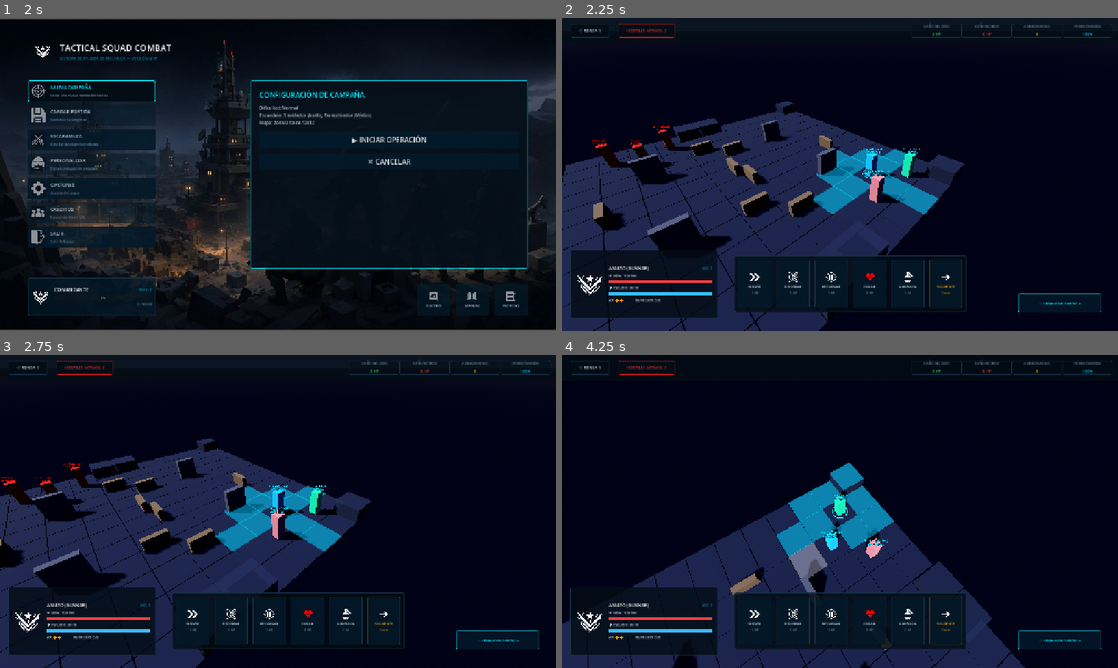
Above: before the commit, frames 1-4 (two rows, left to right).
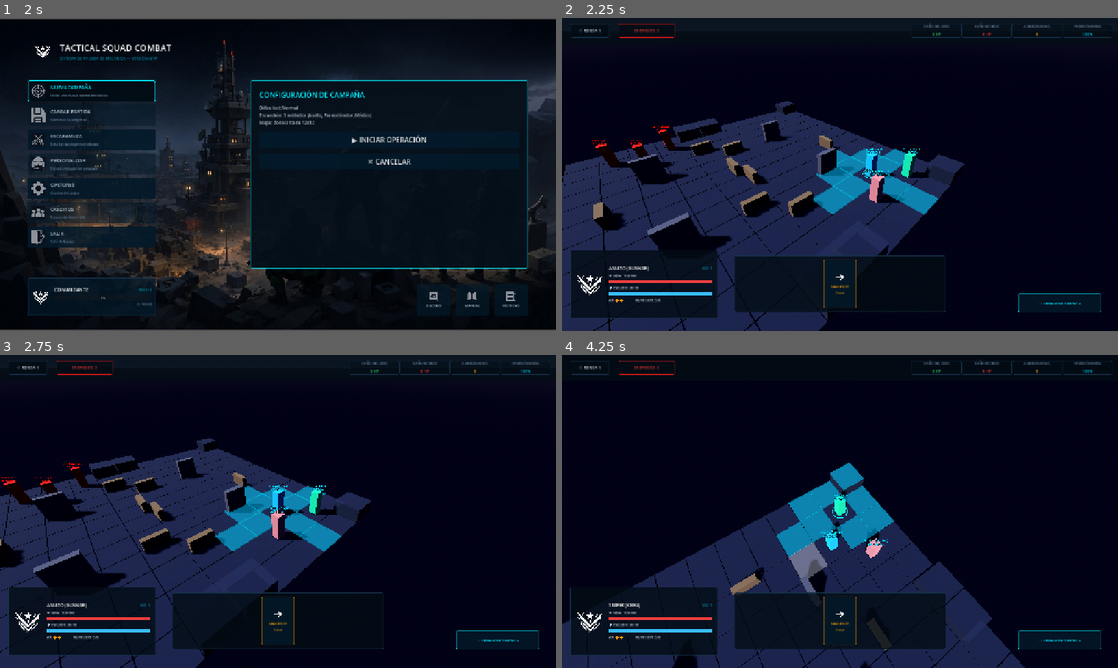
Above: after the commit, the same moments.

Repository: axel-molina/WarTacticGame
Game: Godot game, scene res://scenes/menu/menu_scene.tscn
Two runs of this game, one before a commit and one after it. Both use one fixed random seed, a clock stepped at 60 frames per second and the inputs below.
Inputs (mouse positions are in pixels of both pictures, inside the frame that each line leads up to):
- Up to frame 1 (2 s): click (88, 89) at 0.5 s; click (88, 89) at 1.25 s
- Up to frame 2 (2.25 s): click "▶ INICIAR OPERACIÓN" at 2 s
- Up to frame 3 (2.75 s): no input
- Up to frame 4 (4.25 s): tap Enter at 2.75 s; move the mouse to (962, 495) at 2.77 s; hold Right (ui_right) 2.78-3.5 s; hold Q 2.78-3.5 s; click (962, 495) at 2.92 s; drag from (728, 527) to (812, 574) at 3.52 s

Frame 1 is identical in both runs. In frame 2, 0.7% of the frame differs, in the area x 11-73%, y 3-94%; in frame 3, 0.8%; in frame 4, 1.3%, in the area x 8-73%, y 3-94%.
Error before the commit: Invalid access to property or key 'pressed' on a base object of type 'null instance'. (res://scripts/ui/hud_controller.gd:46)
Error after the commit: Invalid assignment of property or key 'text' with value of type 'String' on a base object of type 'null instance'. (res://scripts/ui/hud_controller.gd:142)

Commit message:
Fix HUD ready pathways to resolve null instance on active HUD script node

Diff:
--- a/tactical-squad-combat/scripts/ui/hud_controller.gd
+++ b/tactical-squad-combat/scripts/ui/hud_controller.gd
@@ -1,32 +1,32 @@
 extends Control
 class_name HUDController
 
-@onready var panel_info: PanelContainer = $HUD/InfoPanel
-@onready var label_soldier: Label = $HUD/InfoPanel/Margin/VBox/HBoxHeader/LabelSoldier
-@onready var label_class: Label = $HUD/InfoPanel/Margin/VBox/HBoxHeader/LabelClass
-@onready var label_hp: Label = $HUD/InfoPanel/Margin/VBox/LabelHP
-@onready var hp_bar: ProgressBar = $HUD/InfoPanel/Margin/VBox/HPBar
-@onready var label_shield: Label = $HUD/InfoPanel/Margin/VBox/LabelShield
-@onready var shield_bar: ProgressBar = $HUD/InfoPanel/Margin/VBox/ShieldBar
-@onready var label_stats: Label = $HUD/InfoPanel/Margin/VBox/LabelStats
-
-@onready var panel_actions: PanelContainer = $HUD/ActionPanel
-@onready var btn_move: Button = $HUD/ActionPanel/Margin/HBox/BtnMove
-@onready var btn_shoot: Button = $HUD/ActionPanel/Margin/HBox/BtnShoot
-@onready var btn_reload: Button = $HUD/ActionPanel/Margin/HBox/BtnReload
-@onready var btn_heal: Button = $HUD/ActionPanel/Margin/HBox/BtnHeal
-@onready var btn_grenade: Button = $HUD/ActionPanel/Margin/HBox/BtnGrenade
-@onready var btn_end_turn: Button = $HUD/ActionPanel/Margin/HBox/BtnEndTurn
-
-@onready var text_log: RichTextLabel = $HUD/LogPanel/Margin/RichTextLabel
+@onready var panel_info: PanelContainer = $InfoPanel
+@onready var label_soldier: Label = $InfoPanel/Margin/HBox/VBox/HBoxHeader/LabelSoldier
+@onready var label_class: Label = $InfoPanel/Margin/VBox/HBoxHeader/LabelClass
+@onready var label_hp: Label = $InfoPanel/Margin/HBox/VBox/LabelHP
+@onready var hp_bar: ProgressBar = $InfoPanel/Margin/HBox/VBox/HPBar
+@onready var label_shield: Label = $InfoPanel/Margin/HBox/VBox/LabelShield
+@onready var shield_bar: ProgressBar = $InfoPanel/Margin/HBox/VBox/ShieldBar
+@onready var label_stats: Label = $InfoPanel/Margin/HBox/VBox/LabelStats
+
+@onready var panel_actions: PanelContainer = $ActionPanel
+@onready var btn_move: Button = $ActionPanel/Margin/HBox/BtnMove
+@onready var btn_shoot: Button = $ActionPanel/Margin/HBox/BtnShoot
+@onready var btn_reload: Button = $ActionPanel/Margin/HBox/BtnReload
+@onready var btn_heal: Button = $ActionPanel/Margin/HBox/BtnHeal
+@onready var btn_grenade: Button = $ActionPanel/Margin/HBox/BtnGrenade
+@onready var btn_end_turn: Button = $ActionPanel/Margin/HBox/BtnEndTurn
+
+@onready var text_log: RichTextLabel = $LogPanel/Margin/RichTextLabel
 @onready var label_turn: Label = null # No longer present as a separate banner
-@onready var btn_turn: Button = $HUD/BtnTurn
-
-@onready var label_dmg_dealt: Label = $HUD/TopPanel/Margin/HBox/StatsBox/DmgDealt/VBox/Val
-@onready var label_dmg_taken: Label = $HUD/TopPanel/Margin/HBox/StatsBox/DmgTaken/VBox/Val
-@onready var label_kills: Label = $HUD/TopPanel/Margin/HBox/StatsBox/Kills/VBox/Val
-@onready var label_accuracy: Label = $HUD/TopPanel/Margin/HBox/StatsBox/Accuracy/VBox/Val
-@onready var label_hostiles: Label = $HUD/TopPanel/Margin/HBox/RoundBox/HostilesPanel/Label
+@onready var btn_turn: Button = $BtnTurn
+
+@onready var label_dmg_dealt: Label = $TopPanel/Margin/HBox/StatsBox/DmgDealt/VBox/Val
+@onready var label_dmg_taken: Label = $TopPanel/Margin/HBox/StatsBox/DmgTaken/VBox/Val
+@onready var label_kills: Label = $TopPanel/Margin/HBox/StatsBox/Kills/VBox/Val
+@onready var label_accuracy: Label = $TopPanel/Margin/HBox/StatsBox/Accuracy/VBox/Val
+@onready var label_hostiles: Label = $TopPanel/Margin/HBox/RoundBox/HostilesPanel/Label
 
 var selected_soldier: SoldierController = null
 
